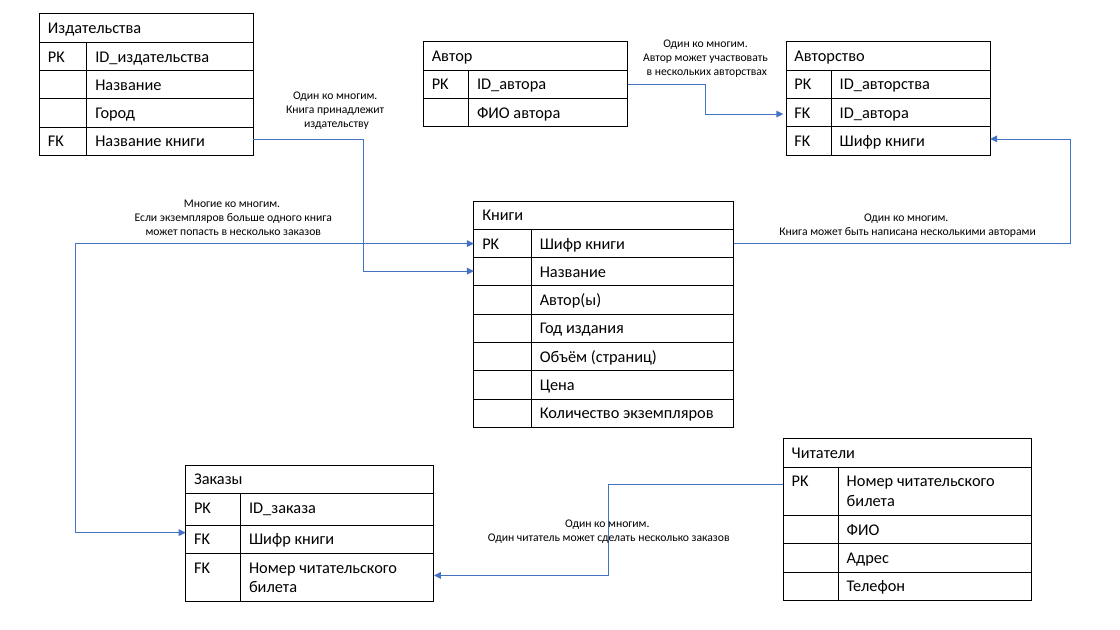
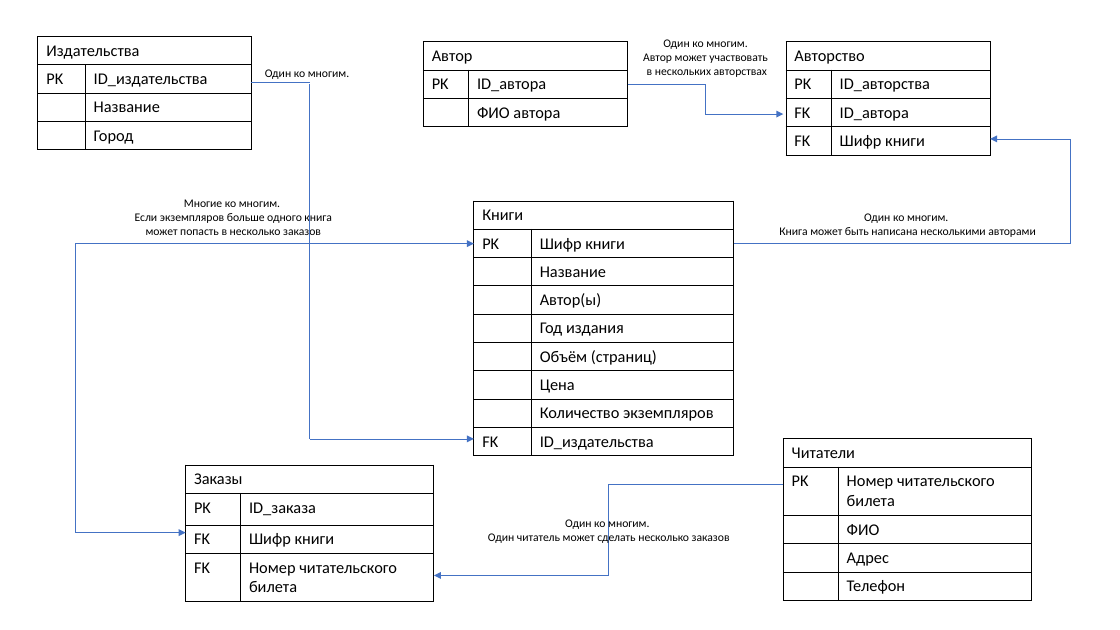
Before and after one commit to vadimshergin/1T_2_1, a slide deck: slide 1 of Библиотека.pptx. Drawn at 1120x630 pixels with LibreOffice and Linux fonts; fonts in the diff are those of the drawing. Boxes give left, top, right and bottom in pixels: in the first picture for what was removed or moved away, otherwise in the second. Text is boxed around its words. In the diff, an @@ line names an element or a change of style, - is before the commit and + after.

Commit message:
Изменена связь между издательством  и книгой. Добавлен ID издательства. Файл _v4

```diff
--- a/Библиотека.pptx
+++ b/Библиотека.pptx
@@ table at (38, 37, 251, 149) @@
-row 5: FK | Название книги
@@ table: place and size @@
-table at (39, 14, 253, 155)
+table at (38, 37, 251, 149)
@@ line added from (251, 82) to (310, 82), #4472C4 0.5 pt @@
@@ text "Один ко многим.": place and size @@
-text "Один ко многим." at (286, 91, 384, 129)
+text "Один ко многим." at (265, 69, 349, 79)
@@ line added from (310, 84) to (310, 439), #4472C4 0.5 pt @@
@@ text at (286, 105, 384, 129): paragraphs removed @@
-Книга принадлежит
-издательству
@@ elbow arrow removed from (253, 139) to (474, 271) @@
@@ table at (474, 201, 734, 454) @@
+row 9: FK | ID_издательства
@@ arrow added from (310, 439) to (474, 439), #4472C4 0.5 pt @@
```
Also in this commit, not shown: 1 other file.
